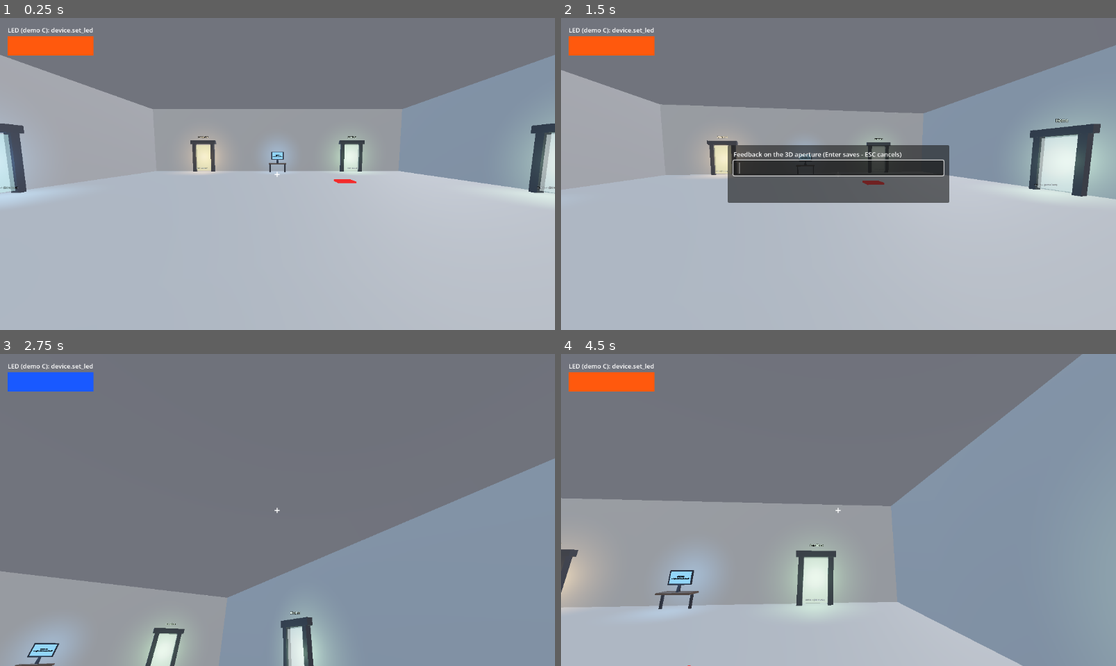
Above: before the commit, frames 1-4 (two rows, left to right).
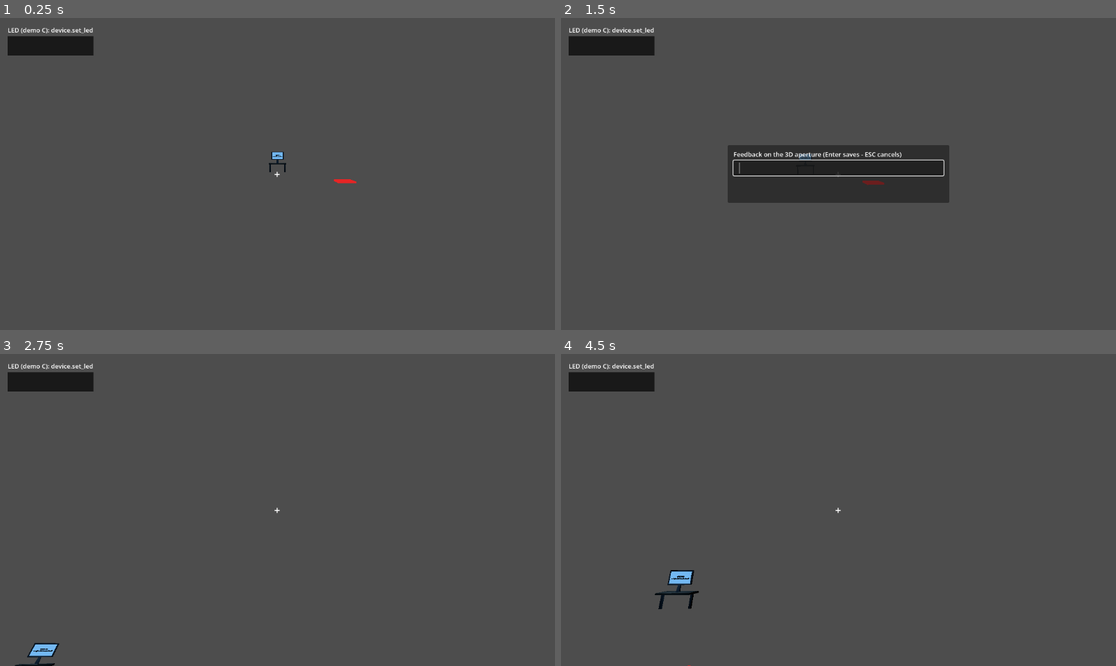
Above: after the commit, the same moments.

Repository: liamhodgsonhollingsworth/Resonance-Evolution
Game: Godot game, scene res://demo_interactions.tscn
The game is run twice, just before and just after one commit, with the same random seed, the same clock (stepped at 60 frames per second) and the same inputs. This scene is started directly instead of the project's main scene.
Inputs (mouse positions are in pixels of both pictures, inside the frame that each line leads up to):
- Up to frame 1 (0.25 s): no input
- Up to frame 2 (1.5 s): tap Enter at 0.5 s; move the mouse to (866, 174) at 0.52 s; hold W 0.53-1.25 s; tap F at 0.6 s; click (866, 174) at 0.67 s; tap Space at 0.77, 1.25 s; drag from (727, 189) to (810, 236) at 1.27 s
- Up to frame 3 (2.75 s): tap Enter at 2 s; move the mouse to (333, 441) at 2.02 s; hold D from 2.03 s (still down); tap X at 2.1 s
- Up to frame 4 (4.5 s): move the mouse to (832, 516) at 2.77 s; release D at 2.78 s; hold W from 2.78 s (still down); tap R at 2.85 s; click (832, 516) at 2.92 s; tap Space at 3.02, 3.77 s; move the mouse to (877, 513) at 3.52 s; tap 0 at 3.6 s; move the mouse to (794, 506) at 4.27 s; tap 9 at 4.35 s

The runs differ from the first frame. In frame 1, 99% of the frame differs, in the area x 0-100%, y 0-100%; in frame 2, 97%; in frame 3, 99%; in frame 4, 99%.
Error after the commit: Parse Error: Identifier "PrimScreen" not declared in the current scope. (res://runtime/graph_runtime.gd:135)

Commit message:
feat(vs-w1d): prim_video_source.gd — per-frame RGB provider, mp3-playhead sync, synthetic fallback
Renderer-neutral video_frame DATA (PNG path on the wire, PrimRender2D portability invariant).
Wired kind = local video FILE; youtube/spotify/mic/loopback = declared no-op (present=false).
External playhead_seconds input snaps frame_index = round(t*fps) for mp3 sync; else self-advance.
Missing/unloadable media -> synthetic ANIMATED test pattern (variance>0, headless-testable, C-ideal).
Registers VideoSource + Screen in graph_runtime.

Co-Authored-By: Claude Opus 4.8 <noreply@anthropic.com>

Diff:
--- /dev/null
+++ b/godot/primitives/prim_video_source.gd
@@ -0,0 +1,177 @@
+class_name PrimVideoSource
+extends Primitive
+## The VIDEO-SOURCE node (Visi-sonor Wave 1D, item 10 core) — decodes a video to per-frame RGB and
+## exposes the CURRENT frame as a texture, keeping its playhead in step with an external audio playhead
+## (so the music video stays synced to the mp3). It is the frame PROVIDER the Screen node samples.
+##
+## RENDERER-NEUTRAL like every other primitive: it puts DATA on the wire, never a Godot Image/Texture.
+## The current frame is written to an on-disk PNG (a gitignored state path) and the descriptor carries
+## the PATH + stats — exactly PrimRender2D's portability invariant ("no Godot Image on the wire"), so any
+## downstream node (Screen, palette-extract, scene-cut) reads a plain dict.
+##
+## PLAYHEAD SYNC (the item-10 requirement): if a `playhead_seconds` input is WIRED (e.g. from the mp3's
+## prim_audio_source playhead), the emitted frame SNAPS to that time (frame_index = round(t*fps)) so the
+## video follows the audio exactly. If it is NOT wired, the source self-advances 1/fps each evaluate()
+## (a plain time source, like a tick) so the video plays on its own for a standalone preview.
+##
+## SOURCE KINDS — WIRE ONLY a real local video FILE (source_kind="video" with an existing path). Every
+## other kind (youtube/spotify/mic/loopback) is a DECLARED NO-OP (same "unknown op = no-op" pattern as
+## device_actions): it emits a synthetic animated test pattern with present=false and never errors, so
+## the seam is general with zero un-specced networking/decoding code. A future real source is a new
+## injector writing the SAME video_frame keys, never an engine edit.
+##
+## C-IDEAL (isolated failure): a missing/absent/unloadable media file, or an unknown source_kind, is a
+## declared no-op — it emits a synthetic ANIMATED pattern (variance > 0, so it is headless-testable) and
+## sets present=false. Nothing crashes without a media file.
+##
+## params:
+##   source_kind  "video" (real local file) | "youtube"|"spotify"|"mic"|"loopback" (declared no-op)
+##   path         res://…/user://…/absolute path to a video file (only used when source_kind=="video")
+##   width/height synthetic frame size when no real file (default 64×48)
+##   fps          frames per second for playhead<->frame mapping + self-advance (default 30.0)
+##   duration_seconds  loop length for self-advance wrap (default 0 = no wrap)
+##   out_dir      where the per-frame PNG is written (default a gitignored state dir)
+##
+## input ports:
+##   playhead_seconds  optional external time to SYNC to (from the mp3 playhead). null => self-advance.
+## output ports:
+##   video_frame  { kind:"video_frame", source_kind, present:bool, frame_index:int, playhead_seconds:float,
+##                  width, height, image_path:String, stats:{ mean:float, variance:float } }
+
+const DEFAULT_OUT := "user://visisonor/video_frames"
+const DEFAULT_W := 64
+const DEFAULT_H := 48
+const DEFAULT_FPS := 30.0
+const REAL_KINDS := ["video"]   # the ONLY wired kind; the rest are declared no-ops
+
+# Self-advance playhead, held across evaluate()s when nothing is wired to playhead_seconds.
+var _t := 0.0
+
+func _init() -> void:
+	prim_type = "VideoSource"
+
+func input_ports() -> Array:
+	return [{ "name": "playhead_seconds", "type": "number" }]
+
+func output_ports() -> Array:
+	return [{ "name": "video_frame", "type": "any" }]
+
+func evaluate(inputs: Dictionary) -> Dictionary:
+	var fps := maxf(1.0, float(params.get("fps", DEFAULT_FPS)))
+	var w := maxi(2, int(params.get("width", DEFAULT_W)))
+	var h := maxi(2, int(params.get("height", DEFAULT_H)))
+	var source_kind := String(params.get("source_kind", "video"))
+
+	# PLAYHEAD: wired external time snaps us to it (mp3 sync); otherwise self-advance 1/fps per frame.
+	var ext = inputs.get("playhead_seconds")
+	var playhead: float
+	if ext != null:
+		playhead = maxf(0.0, Primitive.as_num(ext))
+	else:
+		playhead = _t
+		_t += 1.0 / fps
+	var duration := float(params.get("duration_seconds", 0.0))
+	if duration > 0.0:
+		playhead = fmod(playhead, duration)
+	var frame_index := int(round(playhead * fps))
+
+	# FRAME: a real local video FILE (wired kind + existing path) decodes to this frame's RGB; anything
+	# else (declared-no-op kind, or a missing/unloadable file) falls to a synthetic animated pattern.
+	var out_dir := String(params.get("out_dir", DEFAULT_OUT))
+	_ensure_dir(out_dir)
+	var path := String(params.get("path", ""))
+	var present := false
+	var img: Image = null
+
+	if REAL_KINDS.has(source_kind) and path != "" and FileAccess.file_exists(path):
+		img = _decode_real_frame(path, frame_index, w, h)
+		present = img != null
+	# Declared no-op kinds + missing/failed decode -> synthetic animated pattern (C-ideal, never crash).
+	if img == null:
+		img = PrimVideoSource.synthetic_frame(w, h, frame_index)
+		present = false
+
+	var image_path := out_dir.path_join("frame_%06d.png" % frame_index)
+	var save_err := img.save_png(image_path)
+	var ok := save_err == OK and FileAccess.file_exists(image_path)
+	var stats := PrimVideoSource.image_stats(img)
+
+	return { "video_frame": {
+		"kind": "video_frame",
+		"source_kind": source_kind,
+		"present": present,
+		"frame_index": frame_index,
+		"playhead_seconds": playhead,
+		"width": img.get_width(),
+		"height": img.get_height(),
+		"image_path": image_path if ok else "",
+		"stats": stats,
+	} }
+
+## Decode ONE frame of a real local video to an Image. Headless video decode via VideoStreamPlayer needs
+## a live main loop + a supported codec (Theora .ogv) and is unreliable in a -s script, so this stays a
+## GUARDED best-effort: it returns null (=> synthetic fallback, C-ideal) unless a decode path is wired.
+## Kept as the single seam a real host swaps for a physical decoder — no un-specced decoding is forced
+## into the headless path. (No-auto-generalization: wire only what the spec asks; the seam is general.)
+func _decode_real_frame(_path: String, _frame_index: int, _w: int, _h: int) -> Image:
+	# A future real decoder (VideoStreamPlayer texture readback on a live host, or an ffmpeg sidecar
+	# writing PNG frames the host points `path` at a frame dir) fills this in. Until then a real file
+	# with an unsupported/undecodable codec degrades to the synthetic pattern rather than crashing.
+	return null
+
+## A deterministic ANIMATED synthetic test pattern (scrolling color bars + a moving bright band), so a
+## video_frame is available with ZERO media and consecutive frame_indexes differ (variance > 0, and the
+## playhead-advance test sees change). No asset, fully headless. Exposed static so the test can build the
+## same frame the node does.
+static func synthetic_frame(w: int, h: int, frame_index: int) -> Image:
+	w = maxi(2, w)
+	h = maxi(2, h)
+	var img := Image.create(w, h, false, Image.FORMAT_RGBAF)
+	var phase := float(frame_index)
+	var band_y := int(fmod(phase * 2.0, float(h)))   # a bright horizontal band that scrolls with time
+	for y in h:
+		for x in w:
+			var fx := float(x) / float(w - 1)
+			var fy := float(y) / float(h - 1)
+			# Scrolling diagonal color bars (hue shifts with the frame index -> temporal change).
+			var t := fx + fy * 0.5 + phase * 0.05
+			var r := 0.5 + 0.5 * sin(t * TAU)
+			var g := 0.5 + 0.5 * sin(t * TAU + 2.094)   # +120deg
+			var b := 0.5 + 0.5 * sin(t * TAU + 4.188)   # +240deg
+			# A moving bright band gives a strong per-frame delta the playhead test can rely on.
+			if absi(y - band_y) <= 1:
+				r = 1.0; g = 1.0; b = 1.0
+			img.set_pixel(x, y, Color(r, g, b, 1.0))
+	return img
+
+## Luma mean + variance over a sampled grid — the same non-blank oracle the headless test uses. Static so
+## both the node's emitted stats and the test agree. variance > 0 <=> non-blank.
+static func image_stats(img: Image) -> Dictionary:
+	var w := img.get_width()
+	var h := img.get_height()
+	if w == 0 or h == 0:
+		return { "mean": 0.0, "variance": 0.0 }
+	var step_x: int = maxi(1, w / 32)
+	var step_y: int = maxi(1, h / 32)
+	var n := 0
+	var s := 0.0
+	var ss := 0.0
+	var y := 0
+	while y < h:
+		var x := 0
+		while x < w:
+			var c := img.get_pixel(x, y)
+			var luma := 0.2126 * c.r + 0.7152 * c.g + 0.0722 * c.b
+			s += luma
+			ss += luma * luma
+			n += 1
+			x += step_x
+		y += step_y
+	if n == 0:
+		return { "mean": 0.0, "variance": 0.0 }
+	var mean := s / float(n)
+	return { "mean": mean, "variance": (ss / float(n)) - (mean * mean) }
+
+func _ensure_dir(path: String) -> void:
+	var abs := ProjectSettings.globalize_path(path) if path.begins_with("res://") or path.begins_with("user://") else path
+	DirAccess.make_dir_recursive_absolute(abs)
--- a/godot/runtime/graph_runtime.gd
+++ b/godot/runtime/graph_runtime.gd
@@ -124,6 +124,15 @@
 	register("Render2D", PrimRender2D)
 	register("ApertureSurface", PrimApertureSurface)
 	register("Breed", PrimBreed)
+	# --- The SCREEN / VIDEO family (Visi-sonor Wave 1D, item 10 core) ---------------------------------
+	# A TV/screen in the room + a video frame provider, both as renderer-NEUTRAL DATA (no projection
+	# mapping). VideoSource decodes a video to a per-frame texture (PNG-path on the wire, PrimRender2D's
+	# portability invariant) and syncs its playhead to an external mp3 playhead; Screen is a flat quad
+	# whose albedo texture is that video frame (music_video) OR an audio-driven classic viz. A missing
+	# media file degrades to a synthetic animated pattern (C-ideal), never a crash. New arrangements,
+	# never new engine code, add a screen. See prim_video_source.gd + prim_screen.gd.
+	register("VideoSource", PrimVideoSource)
+	register("Screen", PrimScreen)
 	# --- The PROJECTION-MAPPING family (projection-sim foundation) ------------------------------------
 	# A simulated projector + camera-feedback calibration, all as DATA (the shared substrate the
 	# drum-teaching / laser / projection-audio-sync arcs inherit). CPU math seam: runtime/projection_math.gd.
